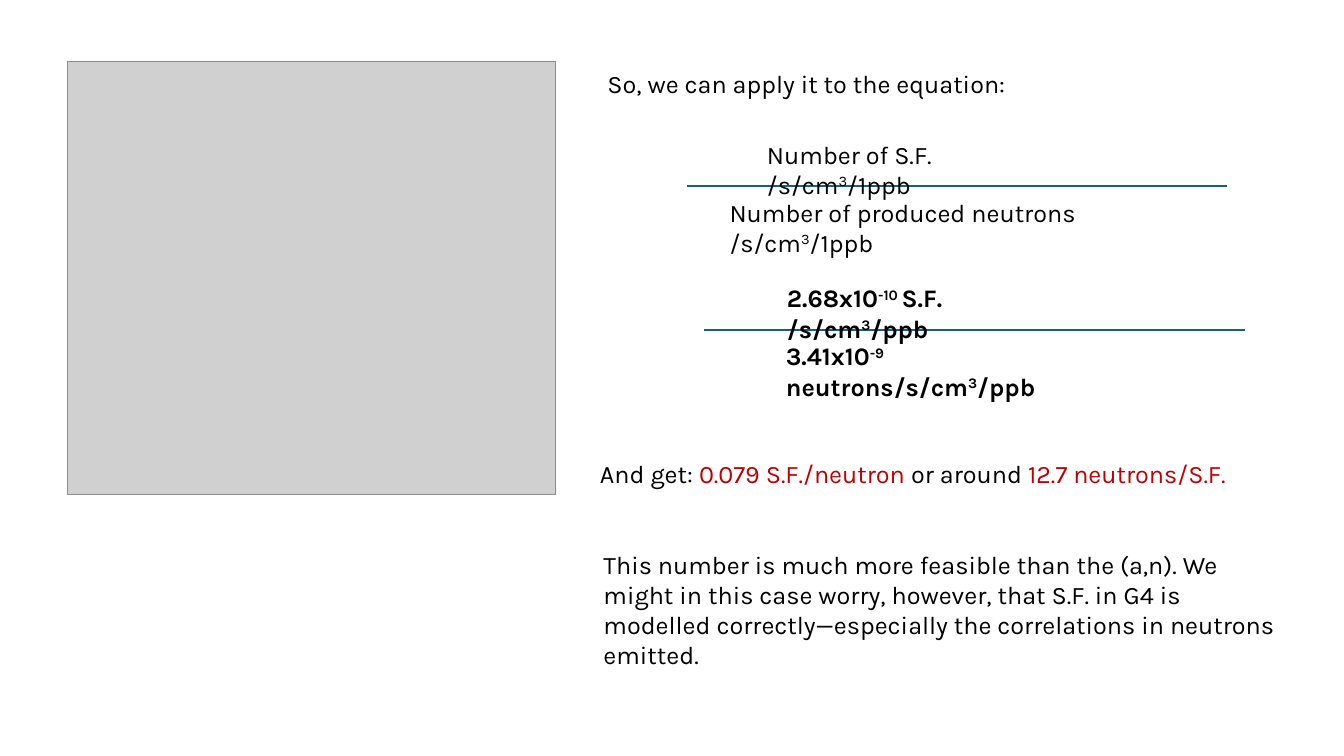
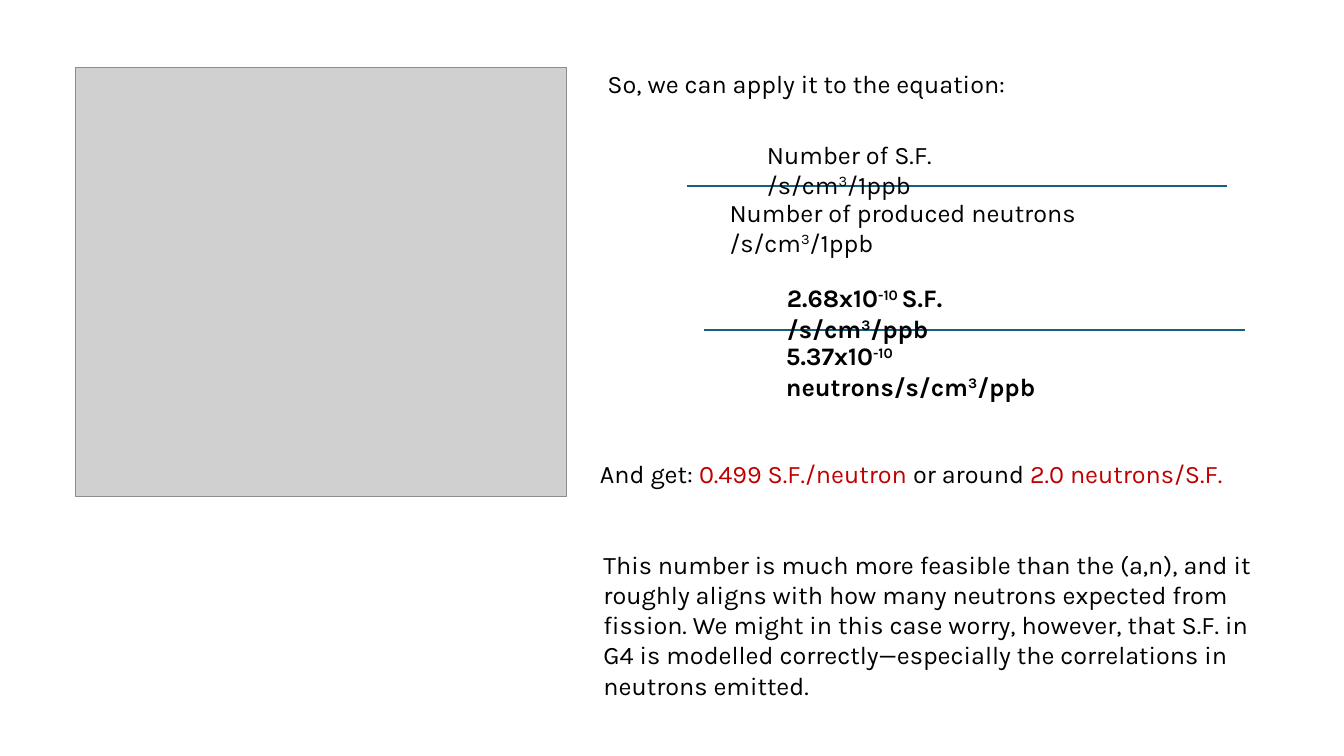
Before and after one commit to villano-lab/n-elec-scattering, a slide deck: slide 9 of 2-Flux/bknds_notes/an-simulation.pptx. Drawn at 1344x756 pixels with LibreOffice and Linux fonts; fonts in the diff are those of the drawing; grey boxes stand for pictures. Boxes give left, top, right and bottom in pixels: in the first picture for what was removed or moved away, otherwise in the second. Text is boxed around its words. In the diff, an @@ line names an element or a change of style, - is before the commit and + after.

```diff
--- a/2-Flux/bknds_notes/an-simulation.pptx
+++ b/2-Flux/bknds_notes/an-simulation.pptx
@@ picture: place and size @@
-picture at box(68, 62, 556, 494)
+picture at box(76, 68, 567, 497)
@@ text at box(786, 348, 1035, 402): text changed @@
-3.41x10-9 neutrons/s/cm3/ppb
+5.37x10-10 neutrons/s/cm3/ppb
@@ text at box(600, 464, 1222, 490): text changed @@
-And get: 0.079 S.F./neutron or around 12.7 neutrons/S.F.
+And get: 0.499 S.F./neutron or around 2.0 neutrons/S.F.
@@ text at box(603, 556, 1251, 696): text changed @@
-This number is much more feasible than the (a,n). We might in this case worry, however, that S.F. in G4 is modelled correctly—especially the correlations in neutrons emitted.
+This number is much more feasible than the (a,n), and it roughly aligns with how many neutrons expected from fission. We might in this case worry, however, that S.F. in G4 is modelled correctly—especially the correlations in neutrons emitted.
```
Also in this commit, not shown: 4 other slides changed, 1 other file.
